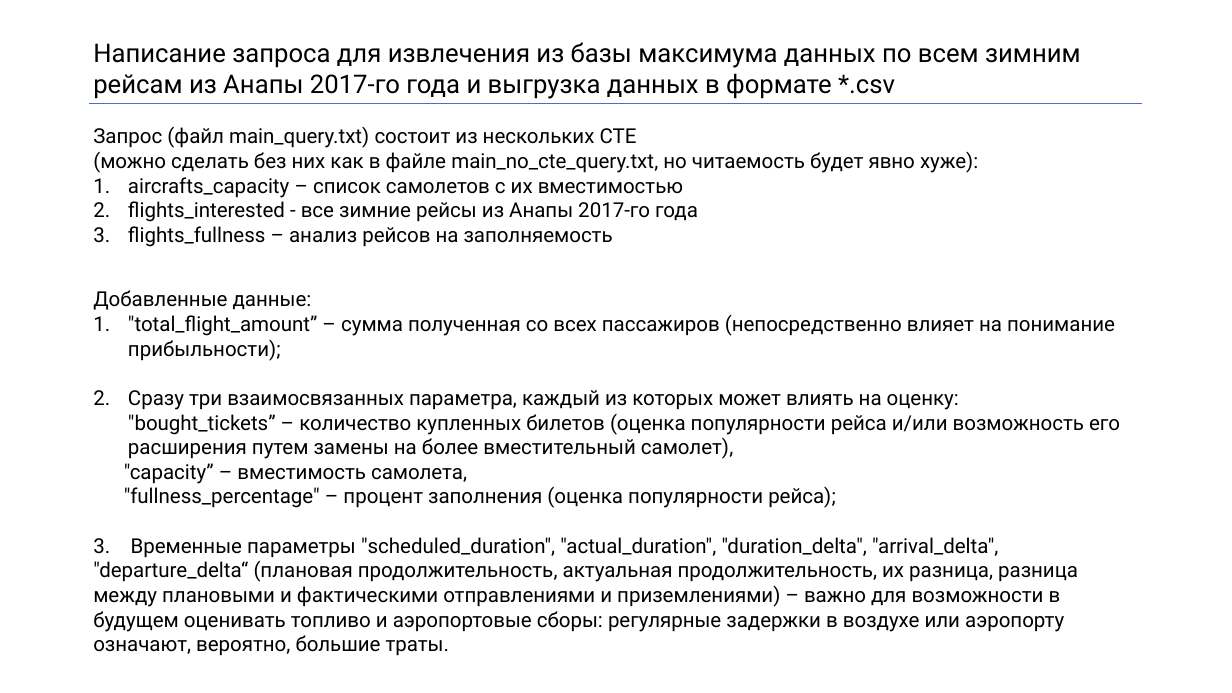
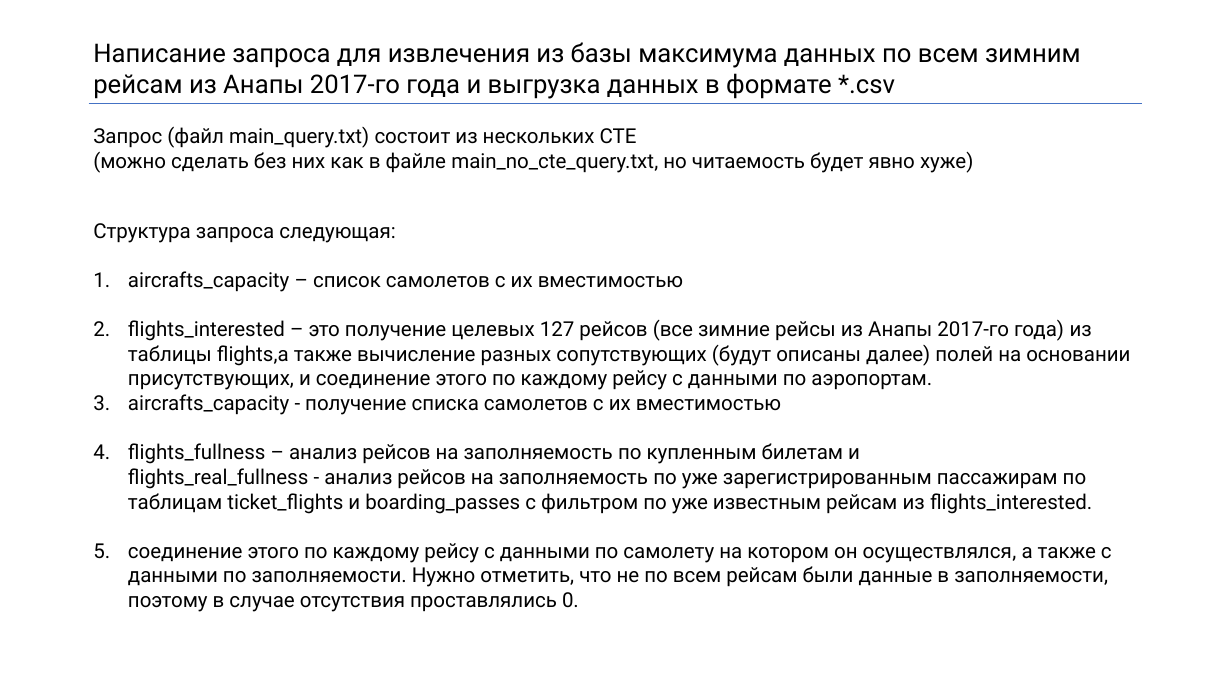
Before and after one commit to M1kaellAli/skcourse_projects, a slide deck: slide 3 of module_4/module4.pptx. Drawn at 1232x693 pixels with LibreOffice and Linux fonts; fonts in the diff are those of the drawing. Boxes give left, top, right and bottom in pixels: in the first picture for what was removed or moved away, otherwise in the second. Text is boxed around its words. In the diff, an @@ line names an element or a change of style, - is before the commit and + after.

```diff
--- a/module_4/module4.pptx
+++ b/module_4/module4.pptx
@@ text at (93, 151, 974, 173): text changed @@
-(можно сделать без них как в файле main_no_cte_query.txt, но читаемость будет явно хуже):
-1. aircrafts_capacity – список самолетов с их вместимостью
-2. flights_interested - все зимние рейсы из Анапы 2017-го года
-3. flights_fullness – анализ рейсов на заполняемость
+(можно сделать без них как в файле main_no_cte_query.txt, но читаемость будет явно хуже)
@@ text added at (93, 223, 1130, 612), 16 pt, text #000000 @@
+Структура запроса следующая:
+1. aircrafts_capacity – список самолетов с их вместимостью
+2. flights_interested – это получение целевых 127 рейсов (все зимние рейсы из Анапы 2017-го года) из таблицы flights,а также вычисление разных сопутствующих (будут описаны далее) полей на основании присутствующих, и соединение этого по каждому рейсу с данными по аэропортам.
+3. aircrafts_capacity - получение списка самолетов с их вместимостью
+4. flights_fullness – анализ рейсов на заполняемость по купленным билетам и
+   flights_real_fullness - анализ рейсов на заполняемость по уже зарегистрированным пассажирам по таблицам ticket_flights и boarding_passes с фильтром по уже известным рейсам из flights_interested.
+5. соединение этого по каждому рейсу с данными по самолету на котором он осуществлялся, а также с данными по заполняемости. Нужно отметить, что не по всем рейсам были данные в заполняемости, поэтому в случае отсутствия проставлялись 0.
@@ text removed at (93, 290, 1120, 656) @@
-Добавленные данные:
-1. "total_flight_amount” – сумма полученная со всех пассажиров (непосредственно влияет на понимание прибыльности);
-2. Сразу три взаимосвязанных параметра, каждый из которых может влиять на оценку:
-   "bought_tickets” – количество купленных билетов (оценка популярности рейса и/или возможность его расширения путем замены на более вместительный самолет),
-"capacity” – вместимость самолета,
-"fullness_percentage" – процент заполнения (оценка популярности рейса);
-3. Временные параметры "scheduled_duration", "actual_duration", "duration_delta", "arrival_delta", "departure_delta“ (плановая продолжительность, актуальная продолжительность, их разница, разница между плановыми и фактическими отправлениями и приземлениями) – важно для возможности в будущем оценивать топливо и аэропортовые сборы: регулярные задержки в воздухе или аэропорту означают, вероятно, большие траты.
```
Also in this commit, not shown: 2 other slides changed, 2 slides added, 4 other files.
